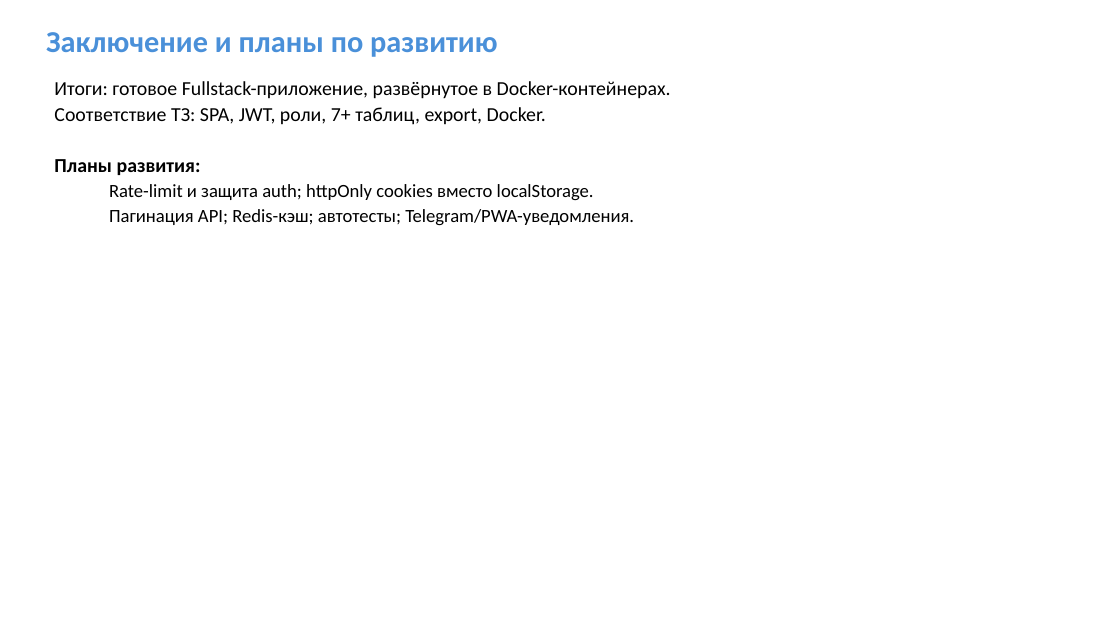
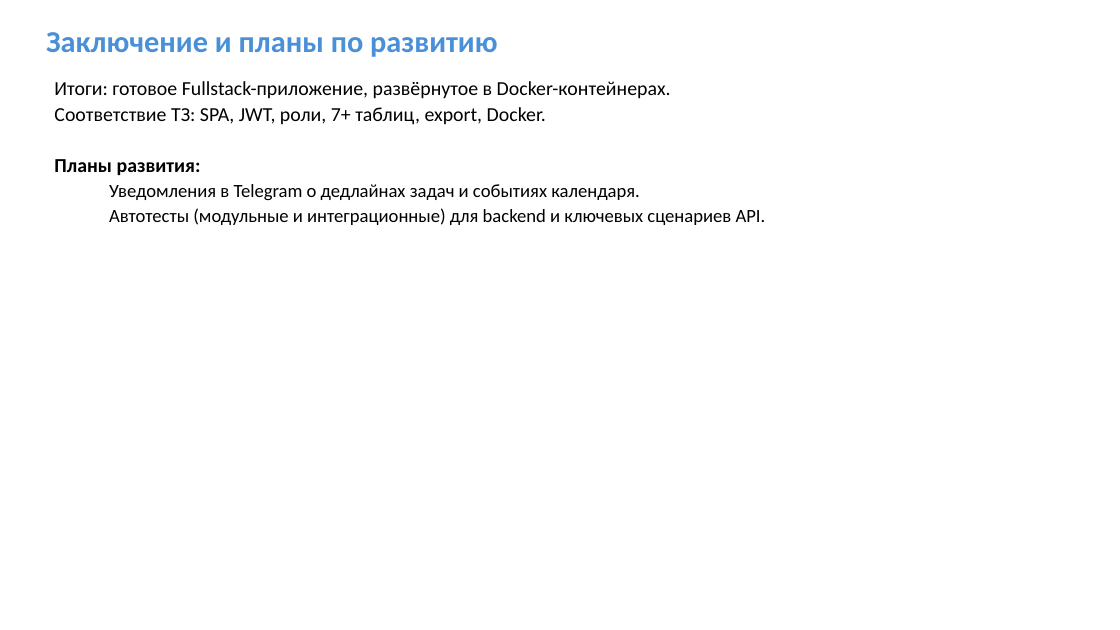
Before and after one commit to Sergei0319/ticktick-diplom, a slide deck: slide 9 of presentation/Презентация_TickTick_диплом.pptx. Drawn at 1120x630 pixels with LibreOffice and Linux fonts; fonts in the diff are those of the drawing. Boxes give left, top, right and bottom in pixels: in the first picture for what was removed or moved away, otherwise in the second. Text is boxed around its words. In the diff, an @@ line names an element or a change of style, - is before the commit and + after.

```diff
--- a/presentation/Презентация_TickTick_диплом.pptx
+++ b/presentation/Презентация_TickTick_диплом.pptx
@@ text at <box>109,184,766,225</box>: text changed @@
-  Rate-limit и защита auth; httpOnly cookies вместо localStorage.
-  Пагинация API; Redis-кэш; автотесты; Telegram/PWA-уведомления.
+  Уведомления в Telegram о дедлайнах задач и событиях календаря.
+  Автотесты (модульные и интеграционные) для backend и ключевых сценариев API.
```
